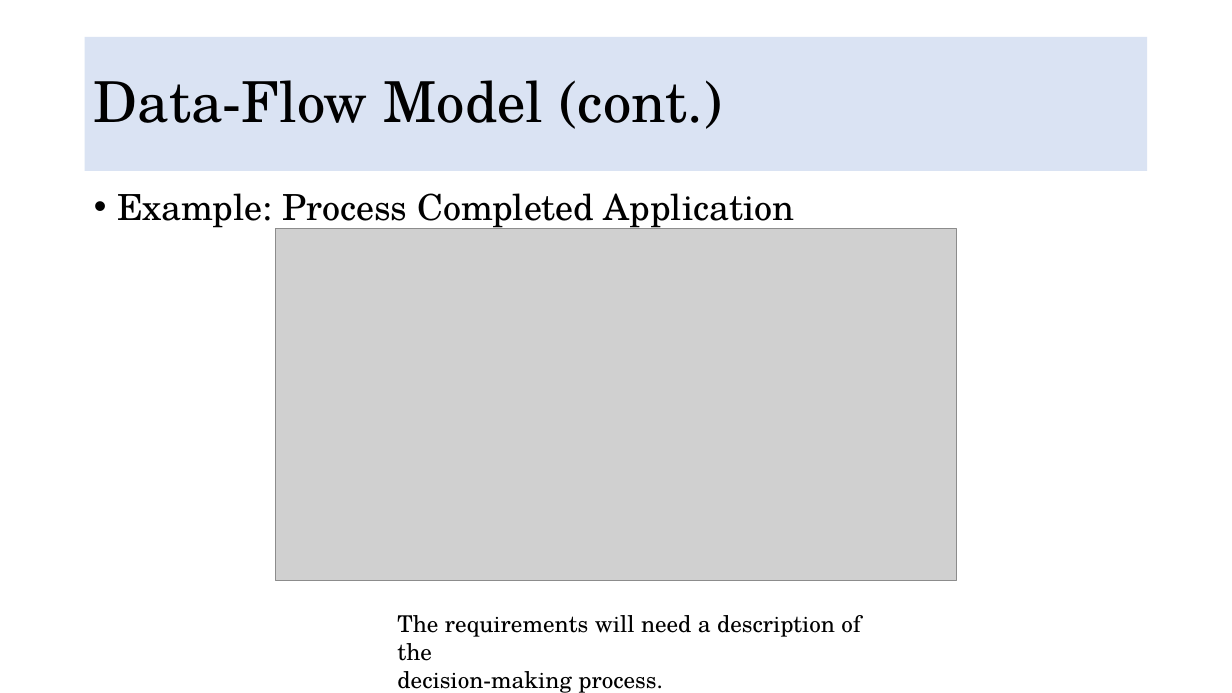
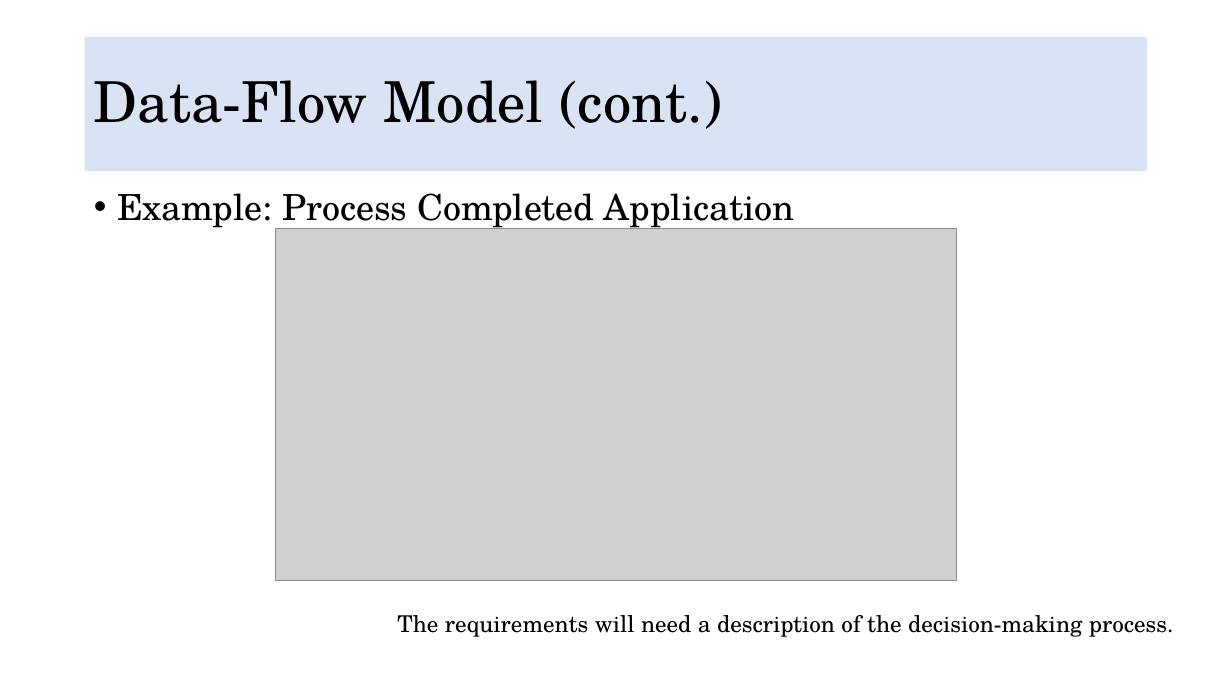
Before and after one commit to DuyDesmond/Multidisciplinary-Project-VGU-FY, a slide deck: slide 63 of Tuesday Morning Theory/Multidisciplinary Projects p2.pptx. Drawn at 1232x693 pixels with LibreOffice and Linux fonts; fonts in the diff are those of the drawing; grey boxes stand for pictures. Boxes give left, top, right and bottom in pixels: in the first picture for what was removed or moved away, otherwise in the second. Text is boxed around its words. In the diff, an @@ line names an element or a change of style, - is before the commit and + after.

```diff
--- a/Tuesday Morning Theory/Multidisciplinary Projects p2.pptx
+++ b/Tuesday Morning Theory/Multidisciplinary Projects p2.pptx
@@ text at (x1=397, y1=615, x2=1174, y2=637): text changed @@
-The requirements will need a description of the
-decision-making process.
+The requirements will need a description of the decision-making process.
```
Also in this commit, not shown: 9 other slides changed, 26 other files.
